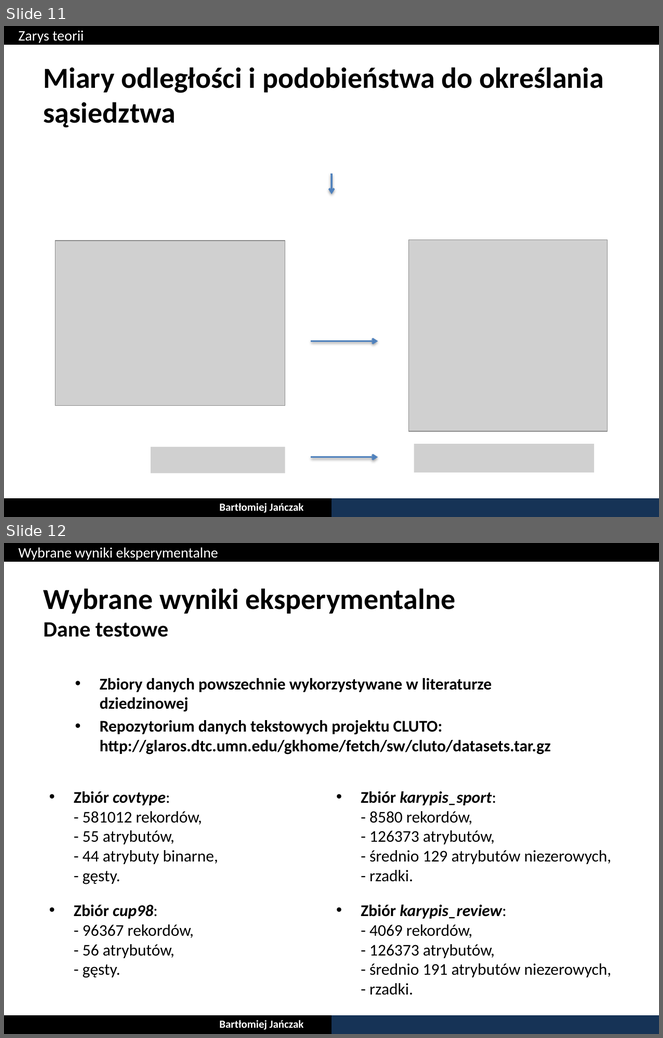
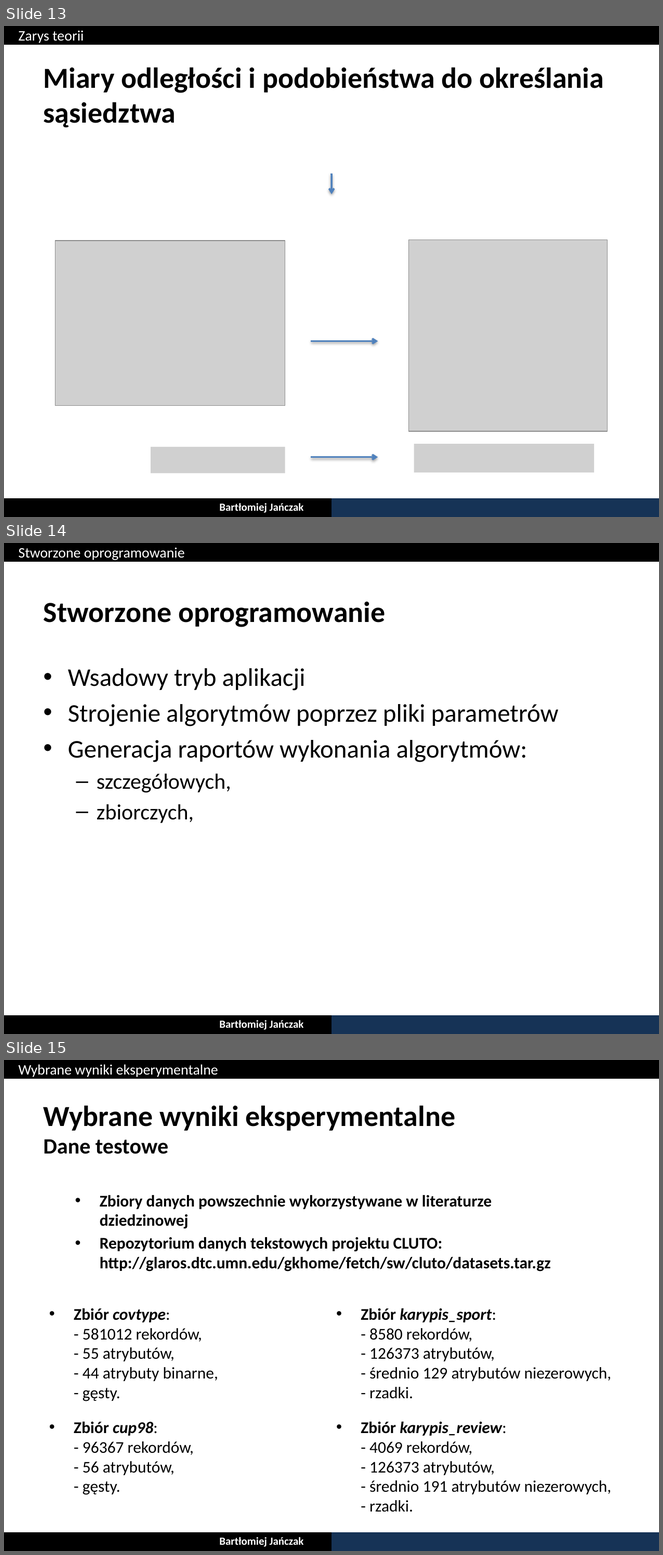
Before and after one commit to bjanczak/mgr, a slide deck: documents/prezentacja/Bartlomiej_Janczak_22_06_2013.pptx. Shown one above the other, each under a label of ours: slides 11 and 12 before the commit, slides 13, 14 and 15 after it. The pictures are 663x1038 and 663x1555 pixels, drawn with LibreOffice and Linux fonts; fonts in the diff are those of the drawing; grey boxes stand for pictures. Boxes give left, top, right and bottom in pixels: in the first picture for what was removed or moved away, otherwise in the second. Text is boxed around its words. In the diff, an @@ line names an element or a change of style, - is before the commit and + after.

```diff
--- a/documents/prezentacja/Bartlomiej_Janczak_22_06_2013.pptx
+++ b/documents/prezentacja/Bartlomiej_Janczak_22_06_2013.pptx
@@ slide 14 added at (4,543,659,1034), background #FFFFFF @@
@@ rectangle added at (4,543,659,561), fill #000000 @@
@@ text added at (19,547,185,560), 16 pt, text #FFFFFF @@
+Stworzone oprogramowanie
@@ title added at (44,601,386,627), 32 pt, text #000000, bold @@
+Stworzone oprogramowanie
@@ text added at (68,668,559,823), 28 pt, text #000000 @@
+• Wsadowy tryb aplikacji
+• Strojenie algorytmów poprzez pliki parametrów
+• Generacja raportów wykonania algorytmów:
+  – szczegółowych,
+  – zbiorczych,
@@ rectangle added at (4,1016,332,1034), fill #000000 @@
@@ text added at (219,1020,304,1030), 12 pt, text #FFFFFF, bold @@
+Bartłomiej Jańczak
@@ rectangle added at (332,1016,659,1034), fill #163356 @@
@@ what was slide 11 is now slide 13 @@
@@ what was slide 12 is now slide 15 @@
```
Also in this commit, not shown: 7 slides changed, 3 other slides added, 1 slide removed.
